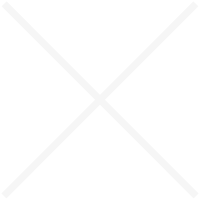
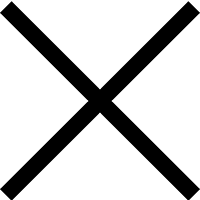
Layered file, before and after one edit (w=200, h=200). Changes by layer:
added layer "59836" above "Layer 2" over [0, 1, 200, 200]
hid "Layer 1 copy" over [1, 1, 199, 199]
hid "Layer 1" over [1, 1, 199, 199]
